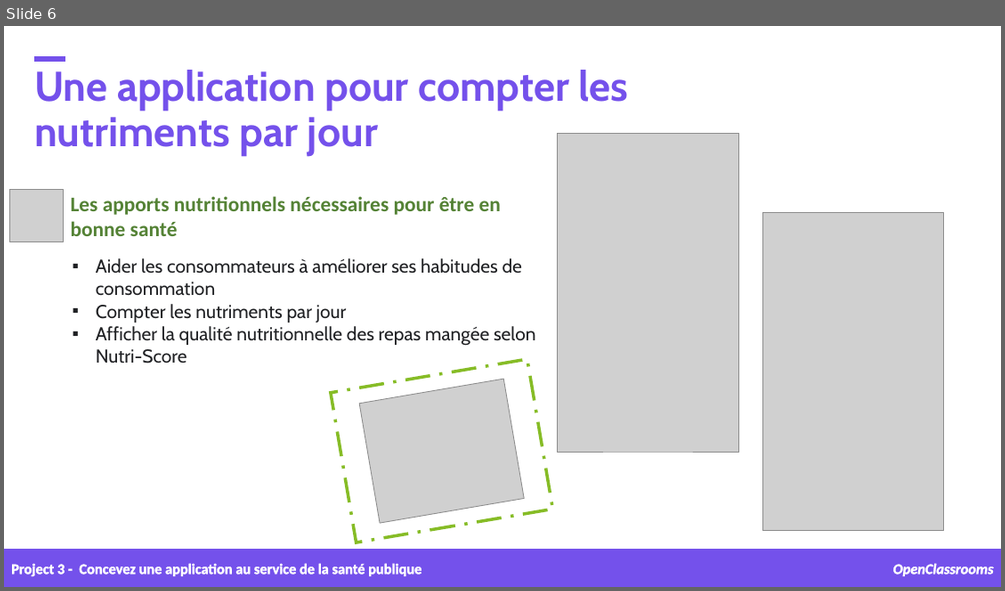
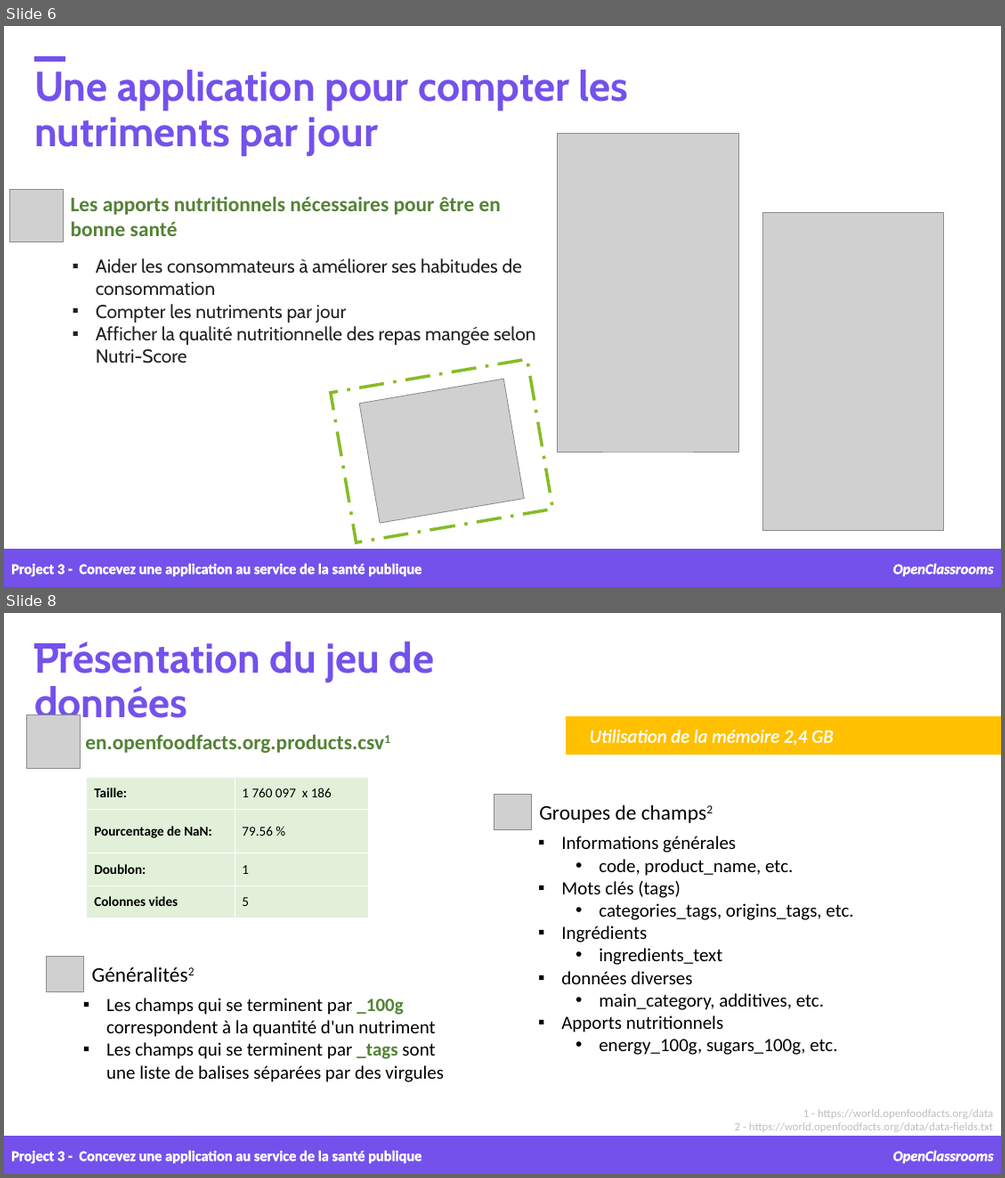
Before and after one commit to samirhinojosa/OC-P3-design-application-public-health, a slide deck: supports/P3_02_presentation.pptx. Shown one above the other, each under a label of ours: slide 6 before the commit, slides 6 and 8 after it; the slides between them are not shown. The pictures are 1005x591 and 1005x1178 pixels, drawn with LibreOffice and Linux fonts; fonts in the diff are those of the drawing; grey boxes stand for pictures; background and template pictures are left out. Boxes give left, top, right and bottom in pixels: in the first picture for what was removed or moved away, otherwise in the second. Text is boxed around its words. In the diff, an @@ line names an element or a change of style, - is before the commit and + after.

```diff
--- a/supports/P3_02_presentation.pptx
+++ b/supports/P3_02_presentation.pptx
@@ slide 8 added at bbox=[4, 613, 1001, 1174], background picture (left out) @@
@@ text added at bbox=[34, 641, 435, 728], 40 pt, text #7451EB, bold @@
+Présentation du jeu de données
@@ rectangle added at bbox=[34, 643, 65, 648], fill #7451EB, outline #7451EB 1 pt @@
@@ picture added at bbox=[27, 715, 81, 769] @@
@@ rectangle added at bbox=[566, 717, 1001, 755], fill #FFC000, outline #FFC000 1 pt @@
@@ text added at bbox=[85, 734, 384, 753], 20 pt, text #548235, bold @@
+en.openfoodfacts.org.products.csv1
@@ text added at bbox=[590, 729, 833, 745], 18 pt, text #FFFFFF, italic @@
+Utilisation de la mémoire 2,4 GB
@@ table added at bbox=[87, 777, 369, 917], 4 rows, 2 columns @@
+Taille: | 1 760 097 x 186
+Pourcentage de NaN: | 79.56 %
+Doublon: | 1
+Colonnes vides | 5
@@ picture added at bbox=[494, 795, 531, 830] @@
@@ text added at bbox=[539, 804, 637, 823], 20 pt, text #000000 @@
+Groupes de champs2
@@ text added at bbox=[561, 835, 853, 1054], 18 pt, text #000000 @@
+▪ Informations générales
+  • code, product_name, etc.
+▪ Mots clés (tags)
+  • categories_tags, origins_tags, etc.
+▪ Ingrédients
+  • ingredients_text
+▪ données diverses
+  • main_category, additives, etc.
+▪ Apports nutritionnels
+  • energy_100g, sugars_100g, etc.
@@ picture added at bbox=[46, 957, 83, 991] @@
@@ text added at bbox=[84, 957, 461, 989], 20 pt, text #000000 @@
+Généralités2
@@ text added at bbox=[106, 997, 444, 1082], 18 pt, text #000000 @@
+▪ Les champs qui se terminent par _100g correspondent à la quantité d'un nutriment
+▪ Les champs qui se terminent par _tags sont une liste de balises séparées par des virgules
@@ text added at bbox=[735, 1109, 993, 1132], 11 pt, text #BFBFBF @@
+1 - https://world.openfoodfacts.org/data
+2 - https://world.openfoodfacts.org/data/data-fields.txt
@@ rectangle added at bbox=[4, 1136, 1001, 1174], fill #7451EB, outline #7451EB 1 pt @@
@@ text added at bbox=[11, 1150, 421, 1163], 14 pt, text #FFFFFF, bold @@
+Project 3 - Concevez une application au service de la santé publique
@@ text added at bbox=[893, 1150, 994, 1163], 14 pt, text #FFFFFF, bold, italic @@
+OpenClassrooms
```
Also in this commit, not shown: 4 slides changed, 17 other slides added, 1 slide removed, 3 other files.
